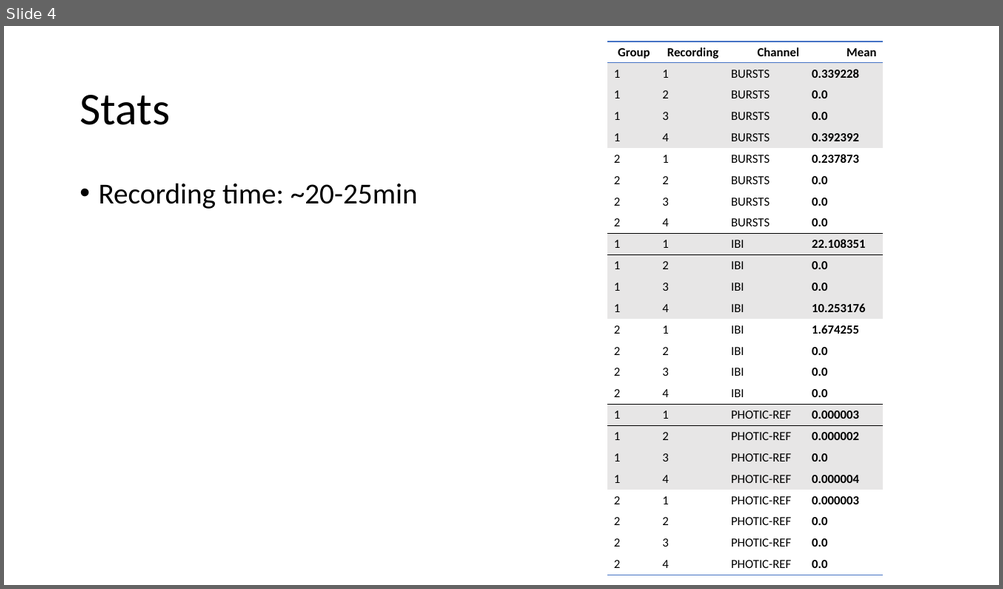
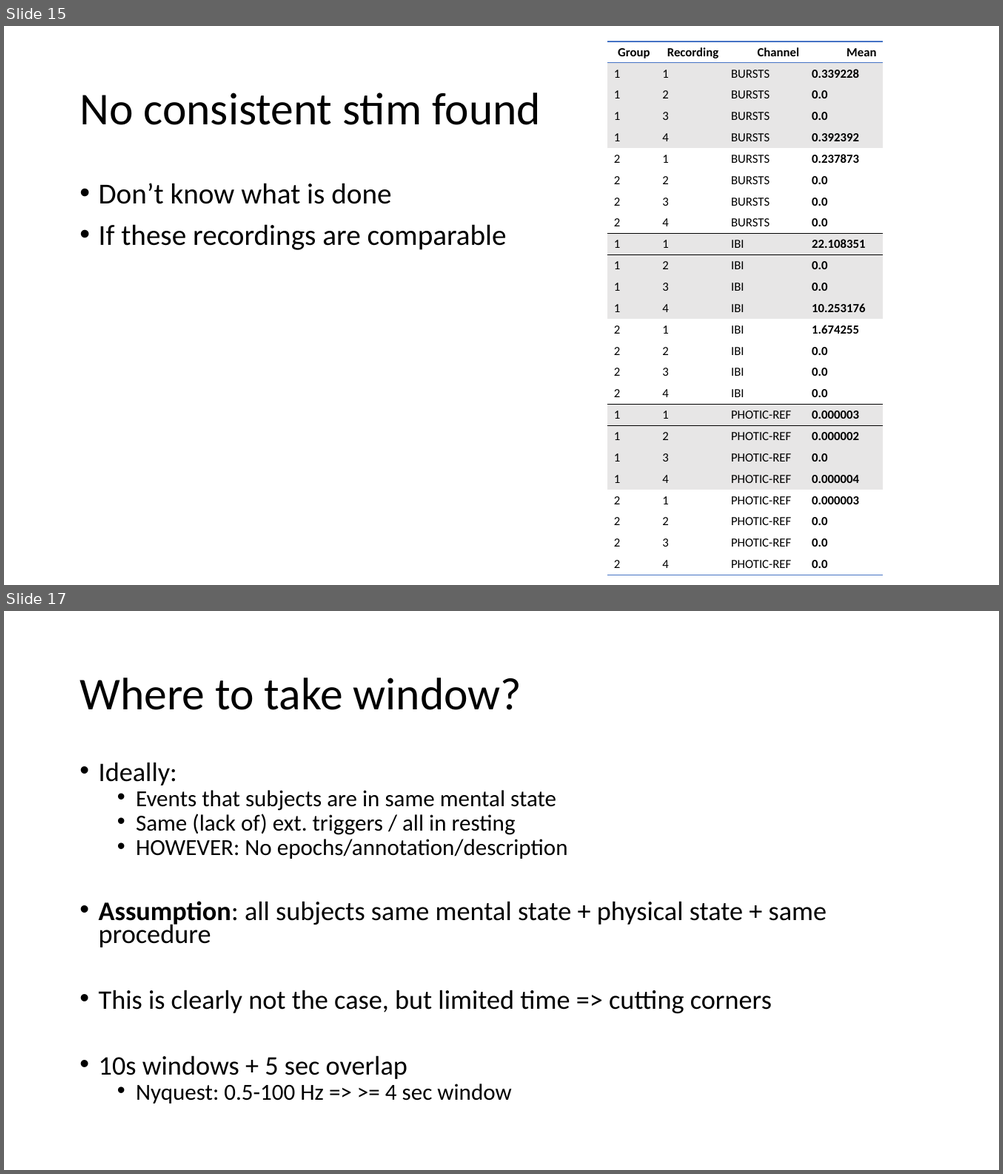
Before and after one commit to JeroenBuil/deegtal_coding_task, a slide deck: reports/dEEGtal interview presentation - Jeroen Buil.pptx. Shown one above the other, each under a label of ours: slide 4 before the commit, slides 15 and 17 after it; the slides between them are not shown. The pictures are 1003x589 and 1003x1174 pixels, drawn with LibreOffice and Linux fonts; fonts in the diff are those of the drawing. Boxes give left, top, right and bottom in pixels: in the first picture for what was removed or moved away, otherwise in the second. Text is boxed around its words. In the diff, an @@ line names an element or a change of style, - is before the commit and + after.

```diff
--- a/reports/dEEGtal interview presentation - Jeroen Buil.pptx
+++ b/reports/dEEGtal interview presentation - Jeroen Buil.pptx
@@ slide 17 added at [4, 611, 999, 1170], background #FFFFFF @@
@@ title added at [79, 678, 522, 710], 44 pt, text #000000 @@
+Where to take window?
@@ text added at [99, 762, 827, 1104], 25.9 pt, text #000000 @@
+• Ideally:
+  • Events that subjects are in same mental state
+  • Same (lack of) ext. triggers / all in resting
+  • HOWEVER: No epochs/annotation/description
+• Assumption: all subjects same mental state + physical state + same procedure
+• This is clearly not the case, but limited time => cutting corners
+• 10s windows + 5 sec overlap
+  • Nyquest: 0.5-100 Hz => >= 4 sec window
@@ what was slide 4 is now slide 15 @@
@@ slide 15 changed as well @@
@@ title at [79, 93, 540, 125]: text changed @@
-Stats
+No consistent stim found
@@ text at [99, 183, 506, 250]: text changed @@
-• Recording time: ~20-25min
+• Don’t know what is done
+• If these recordings are comparable
```
Also in this commit, not shown: 4 other slides changed, 20 other slides added, 7 slides removed, 1 other file.
